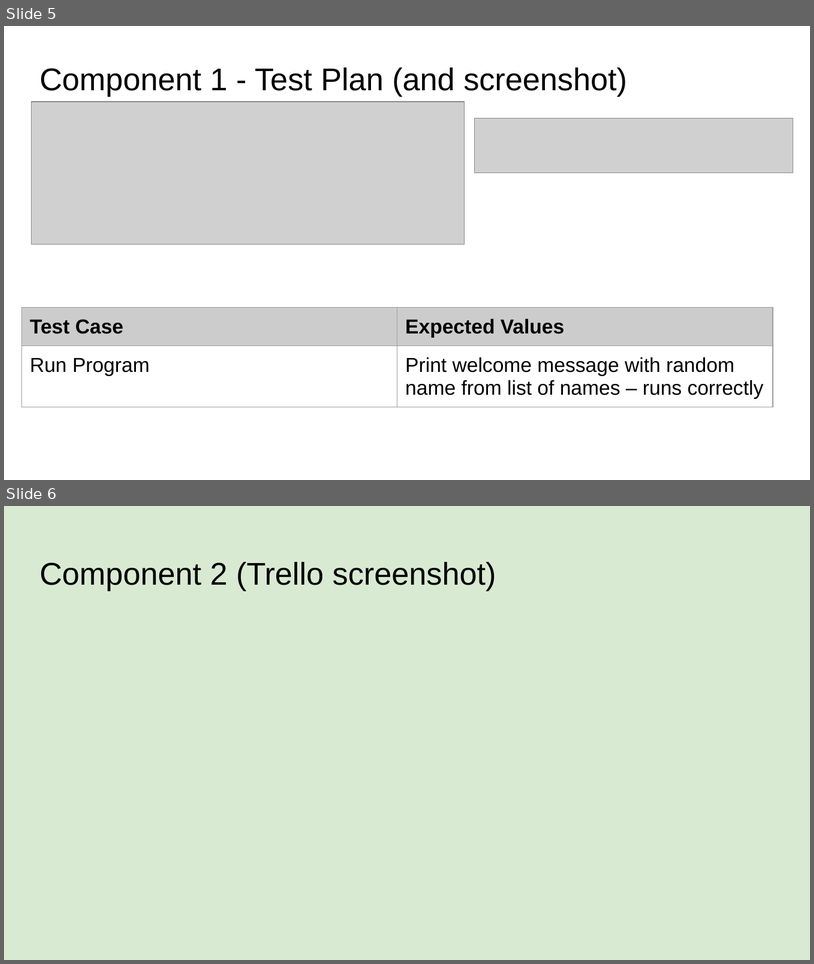
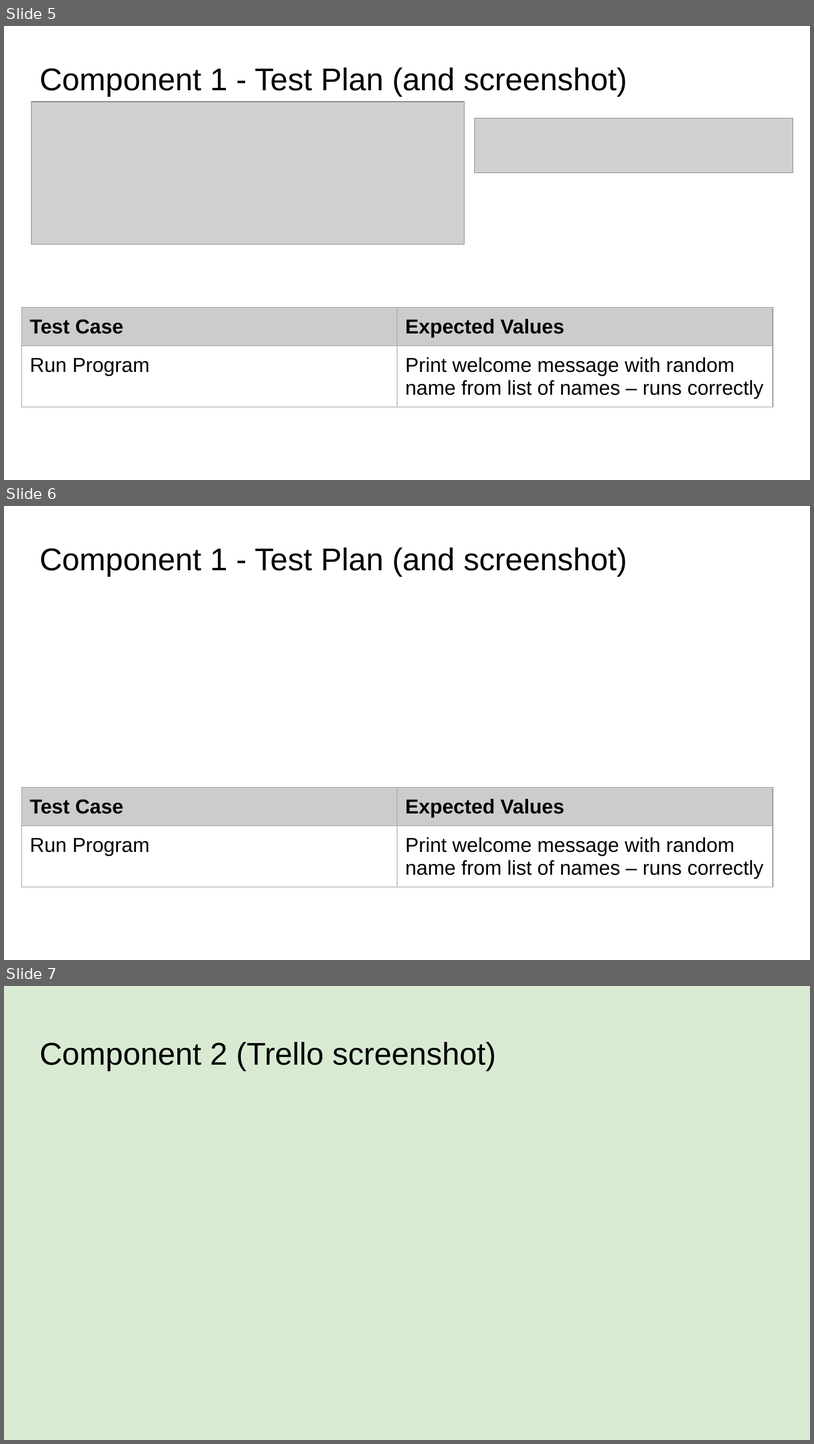
Before and after one commit to IvanY17104/Pizza_Bot, a slide deck: 022_91893+_+91897+Documentation.pptx. Shown one above the other, each under a label of ours: slides 5 and 6 before the commit, slides 5, 6 and 7 after it. The pictures are 814x964 and 814x1444 pixels, drawn with LibreOffice and Linux fonts; fonts in the diff are those of the drawing; grey boxes stand for pictures. Boxes give left, top, right and bottom in pixels: in the first picture for what was removed or moved away, otherwise in the second. Text is boxed around its words. In the diff, an @@ line names an element or a change of style, - is before the commit and + after.

```diff
--- a/022_91893+_+91897+Documentation.pptx
+++ b/022_91893+_+91897+Documentation.pptx
@@ slide 6 added at <box>4,506,810,960</box>, background #FFFFFF @@
@@ title added at <box>39,547,627,576</box>, 28 pt, text #000000 @@
+Component 1 - Test Plan (and screenshot)
@@ table added at <box>22,787,773,891</box>, 2 rows, 2 columns @@
+Test Case | Expected Values
+Run Program | Print welcome message with random name from list of names – runs correctly
@@ what was slide 6 is now slide 7 @@
```
Also in this commit, not shown: 2 other files.
